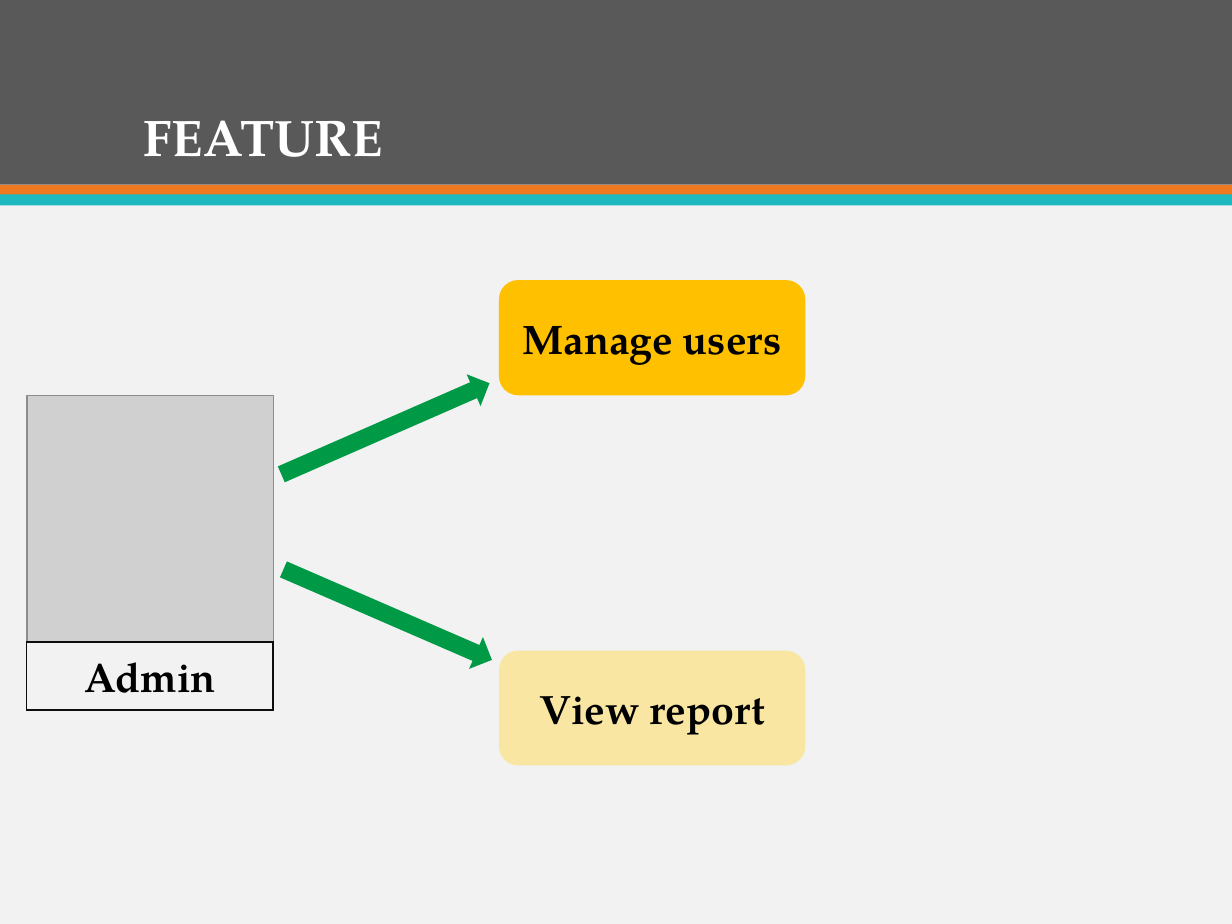
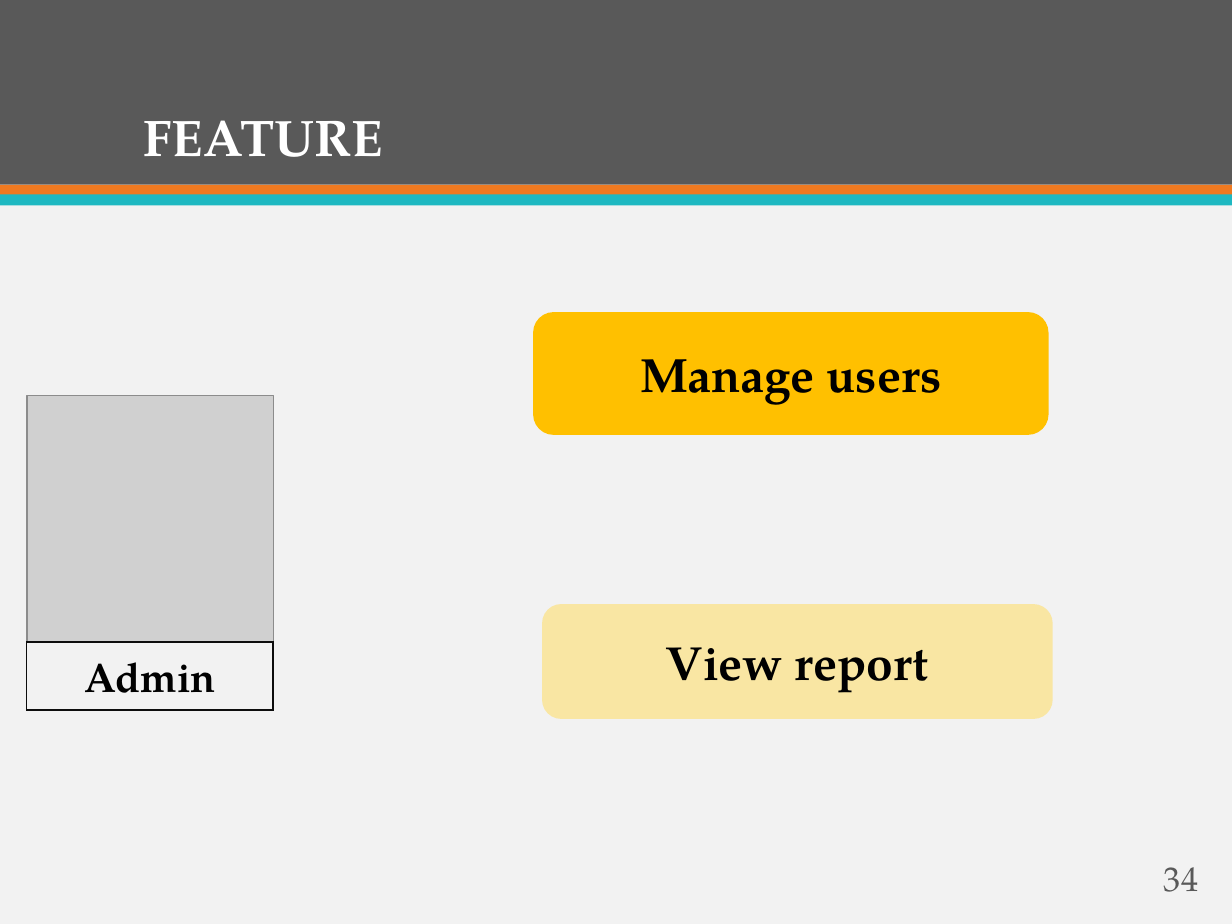
Before and after one commit to firzgard/CarRentalPortal, a slide deck: slide 34 of slide/CAR RENTAL PORTAL-Official.pptx (slide 35 before the commit). Drawn at 1232x924 pixels with LibreOffice and Linux fonts; fonts in the diff are those of the drawing; grey boxes stand for pictures. Boxes give left, top, right and bottom in pixels: in the first picture for what was removed or moved away, otherwise in the second. Text is boxed around its words. In the diff, an @@ line names an element or a change of style, - is before the commit and + after.

```diff
--- a/slide/CAR RENTAL PORTAL-Official.pptx
+++ b/slide/CAR RENTAL PORTAL-Official.pptx
@@ rounded rectangle "Manage users": place and size @@
-rounded rectangle "Manage users" at box(499, 280, 806, 395)
+rounded rectangle "Manage users" at box(533, 312, 1048, 435)
@@ rounded rectangle "Manage users" at box(533, 312, 1048, 435): size 24 to 28 pt @@
@@ right arrow removed at box(275, 367, 498, 490) @@
@@ right arrow removed at box(276, 554, 499, 676) @@
@@ rounded rectangle "View report" at box(542, 604, 1052, 718): size 24 to 28 pt @@
@@ rounded rectangle "View report": place and size @@
-rounded rectangle "View report" at box(499, 650, 806, 765)
+rounded rectangle "View report" at box(542, 604, 1052, 718)
@@ page number added at box(1164, 867, 1198, 892), 20 pt, text #595959 @@
+34
```
Also in this commit, not shown: 59 other slides changed, 4 slides added, 7 slides removed.
